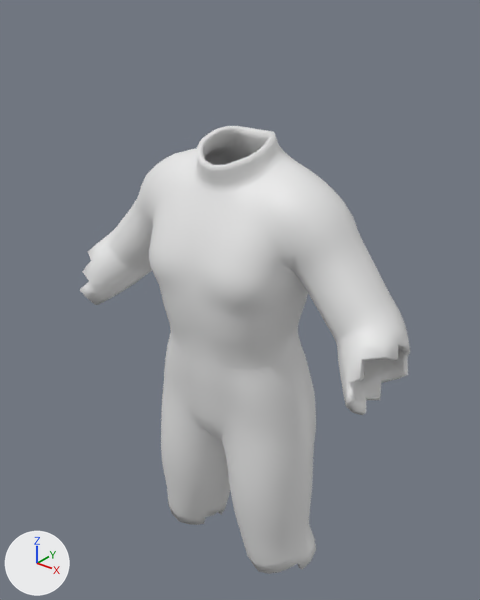
A saved change to the FBX model unity/Assets/Art/Chars/Garments/seek_clerk.fbx.
One viewpoint serves both versions: a camera (50 mm lens) standing at (0.9, -1.143, 1.891) and looking at (-0.009, -0.007, 1.187). The axes (+X, +Y, +Z) are drawn at lower left. The lights are the same throughout. The picture after the commit comes second.

Names of what the first picture shows: 'garment_seek_clerk'.
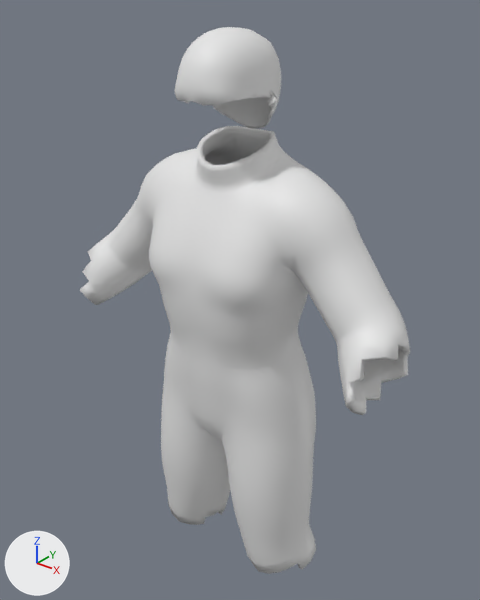
Location of each change, (x1, y1, x2, y2) in pixels of the pictures (480 x 600 px):
'garment_seek_clerk', reshaped (22% taller): before (80, 126, 410, 574); after (80, 27, 410, 574)
part 1 of me_garment_seek_clerk, added: after (175, 27, 281, 129)
part 2 of me_garment_seek_clerk, added: after (264, 90, 279, 106)

Edits to the bpy script that builds the scene:
```text
Add mat_hair:
    mat_hair = principled_material('hair')
    mat_hair.base_color = (0.8, 0.8, 0.8)  # white #e7e7e7
Change me_garment_seek_clerk:
    used by ob_garment_seek_clerk; location = (0.0, 0.0, 0.0)
    remove me_garment_seek_clerk.from_pydata(...)  # 3812 vertices, 3816 faces; spans x -0.45..0.45, y -0.192..0.128, z 0.469..1.593
    add me_garment_seek_clerk.from_pydata(...)  # 5874 vertices, 5886 faces; spans x -0.45..0.45, y -0.192..0.128, z 0.469..1.803
    me_garment_seek_clerk part 1: a new loose piece of 1534 vertices spanning x -0.092..0.092, y -0.169..0.067, z 1.594..1.803, in mat_hair (white #e7e7e7)
    me_garment_seek_clerk part 2: a new loose piece of 42 vertices spanning x 0.069..0.11, y -0.049..-0.013, z 1.661..1.696, in mat_hair (white #e7e7e7)
    other edits to the shape of me_garment_seek_clerk do not show in these pictures
    add me_garment_seek_clerk.materials.append(mat_hair)  # white #e7e7e7
```
